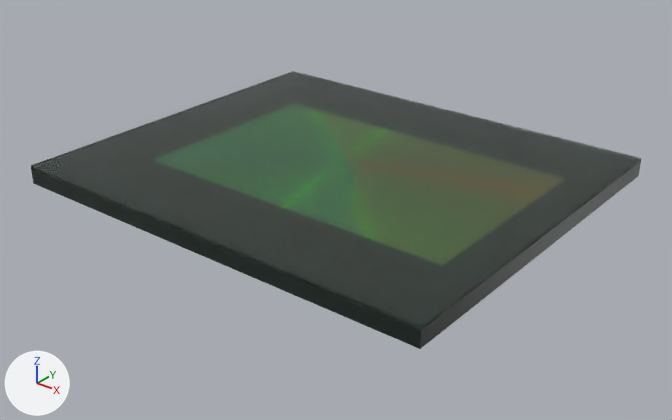
Two versions of the Blender file blender-models/ov9281/OV9281.blend, one commit apart.
Rendered twice from a camera (50 mm lens) standing at (5.78, -7.55, 4.44) and looking at (-0.17, -0.11, -0.17). Lighting does not change. The marker at lower left points along +X, +Y and +Z. The picture after the commit comes second.
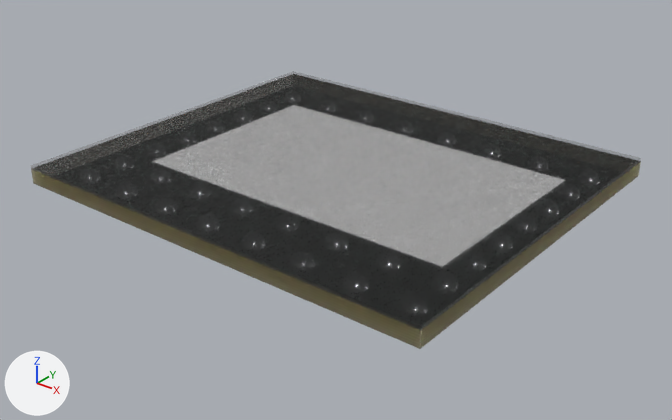
Pixel boxes (x1, y1, x2, y2) of what changed, in the pictures (672 x 420 px):
'Sphere', surface changed, recoloured: (31, 71, 641, 349) in both
part 1 of me_sphere_001, recoloured: (31, 169, 421, 349) in both
part 2 of me_sphere_001, recoloured: (420, 162, 641, 349) in both
part 3 of me_sphere_001, recoloured: (31, 71, 641, 330) in both

The change, as a list of edits to the scene's bpy script:
```text
Change mat_composite_darkgreen_2:
    remove # nodes: BsdfPrincipled, OutputMaterial
    nodes: BrightContrast, BsdfPrincipled, Mapping, Math x4, OutputMaterial, TexCoord, TexNoise x3
Add mat_half_transparent_white:
    mat_half_transparent_white = bpy.data.materials.new('half_transparent_white')
    # nodes: AddShader, BsdfPrincipled, BsdfTransparent, Bump, Mapping, Mix, MixShader, OutputMaterial, TexCoord, TexNoise, ValToRGB
    # colours: grey #8b8b8b, light grey #d0d0d0, grey #898989
Add mat_bare_die_silicon:
    mat_bare_die_silicon = bpy.data.materials.new('bare-die-silicon')
    # nodes: BsdfPrincipled, Mapping, OutputMaterial, TexCoord, TexNoise, ValToRGB
    # colours: black #000000, white #ffffff
Add mat_pcb_edge:
    mat_pcb_edge = bpy.data.materials.new('pcb_edge')
    # nodes: BsdfPrincipled, Bump, Mapping, Mix, MixShader, OutputMaterial, SubsurfaceScattering, TexCoord, TexNoise, TexWave
    # colours: black #212016, yellow #909076, dark green #6b794e, greyish green #909e77, brown #774c36
Change me_sphere_001:
    where me_sphere_001.from_pydata(...)  # 63640 vertices, 65554 faces; spans x -2.87..2.37, y -2.2..2.27, z 0.0..0.35
    used by ob_sphere; location = (0.0, 0.0, 0.0)
    me_sphere_001 part 1: the 1 face centred in x -0.25, y -2.2, z 0.22 switches from mat_composite_darkgreen_2 (black #192620) to mat_pcb_edge
    me_sphere_001 part 2: the 1 face centred in x 2.37, y 0.04, z 0.22 switches from mat_composite_darkgreen_2 (black #192620) to mat_pcb_edge
    me_sphere_001 part 3: all 6 faces that had it switch from mat_glass_transparent to mat_half_transparent_white
    remove me_sphere_001.materials.append(mat_sensor)
    add me_sphere_001.materials.append(mat_bare_die_silicon)
    add me_sphere_001.materials.append(mat_pcb_edge)
```
